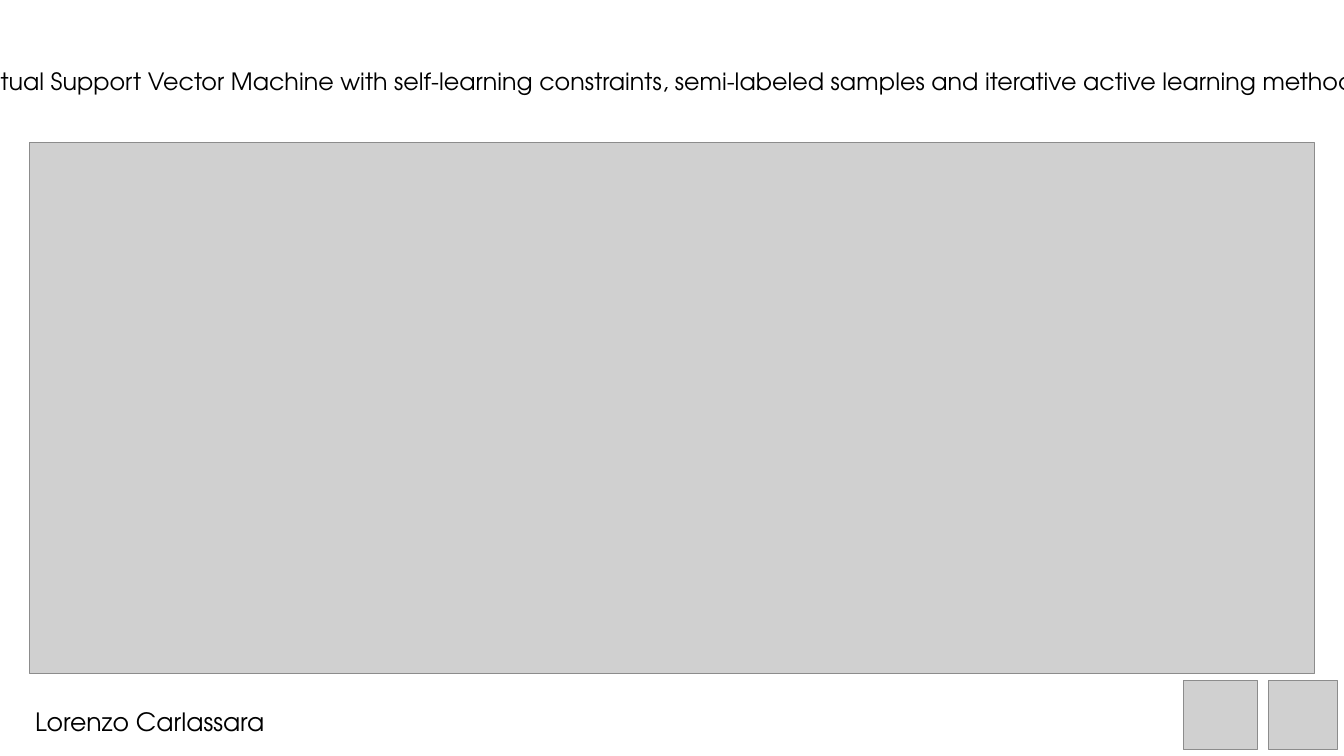
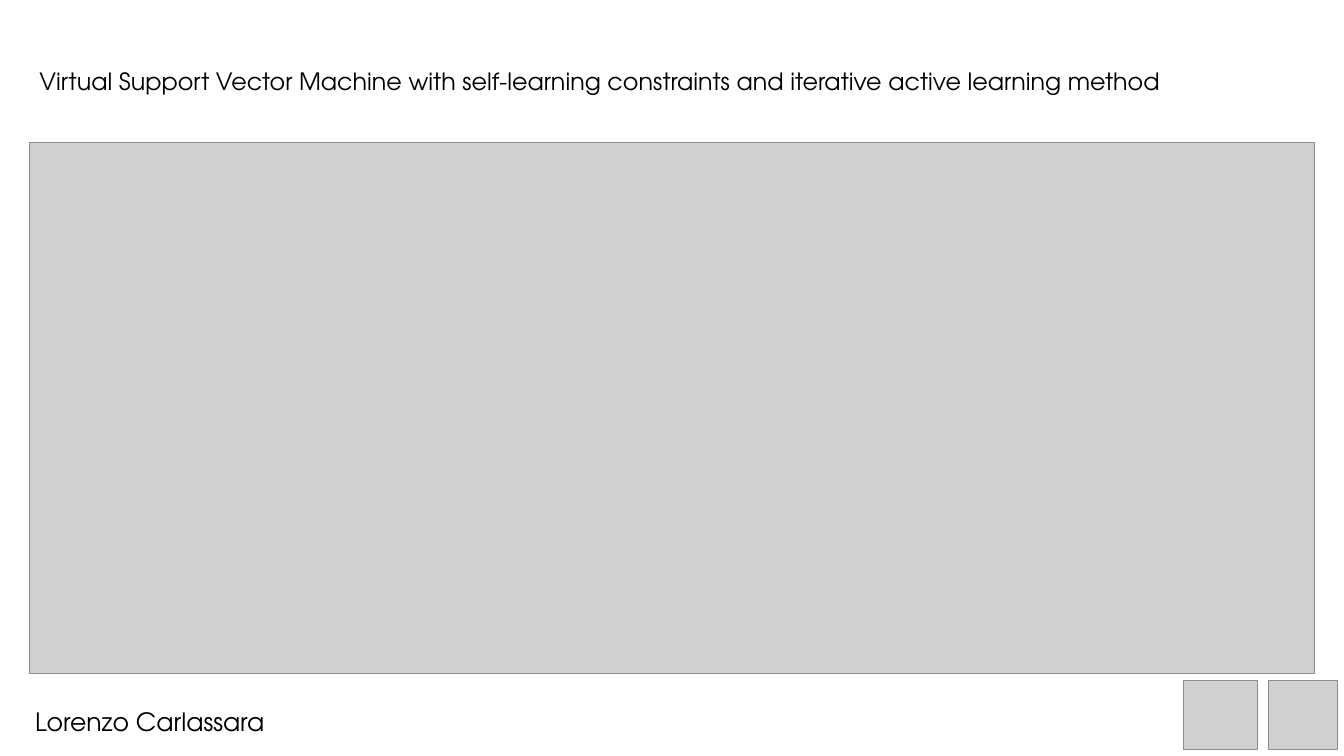
Before and after one commit to carls31/active-learning-virtual-SVM, a slide deck: slide 10 of presentation_CARLASSARA_10601118.pptx. Drawn at 1344x756 pixels with LibreOffice and Linux fonts; fonts in the diff are those of the drawing; grey boxes stand for pictures. Boxes give left, top, right and bottom in pixels: in the first picture for what was removed or moved away, otherwise in the second. Text is boxed around its words. In the diff, an @@ line names an element or a change of style, - is before the commit and + after.

Commit message:
update ppt

```diff
--- a/presentation_CARLASSARA_10601118.pptx
+++ b/presentation_CARLASSARA_10601118.pptx
@@ text at (39,72,1160,95): text changed @@
-Virtual Support Vector Machine with self-learning constraints, semi-labeled samples and iterative active learning method
+Virtual Support Vector Machine with self-learning constraints and iterative active learning method
```
Also in this commit, not shown: 1 other file.
